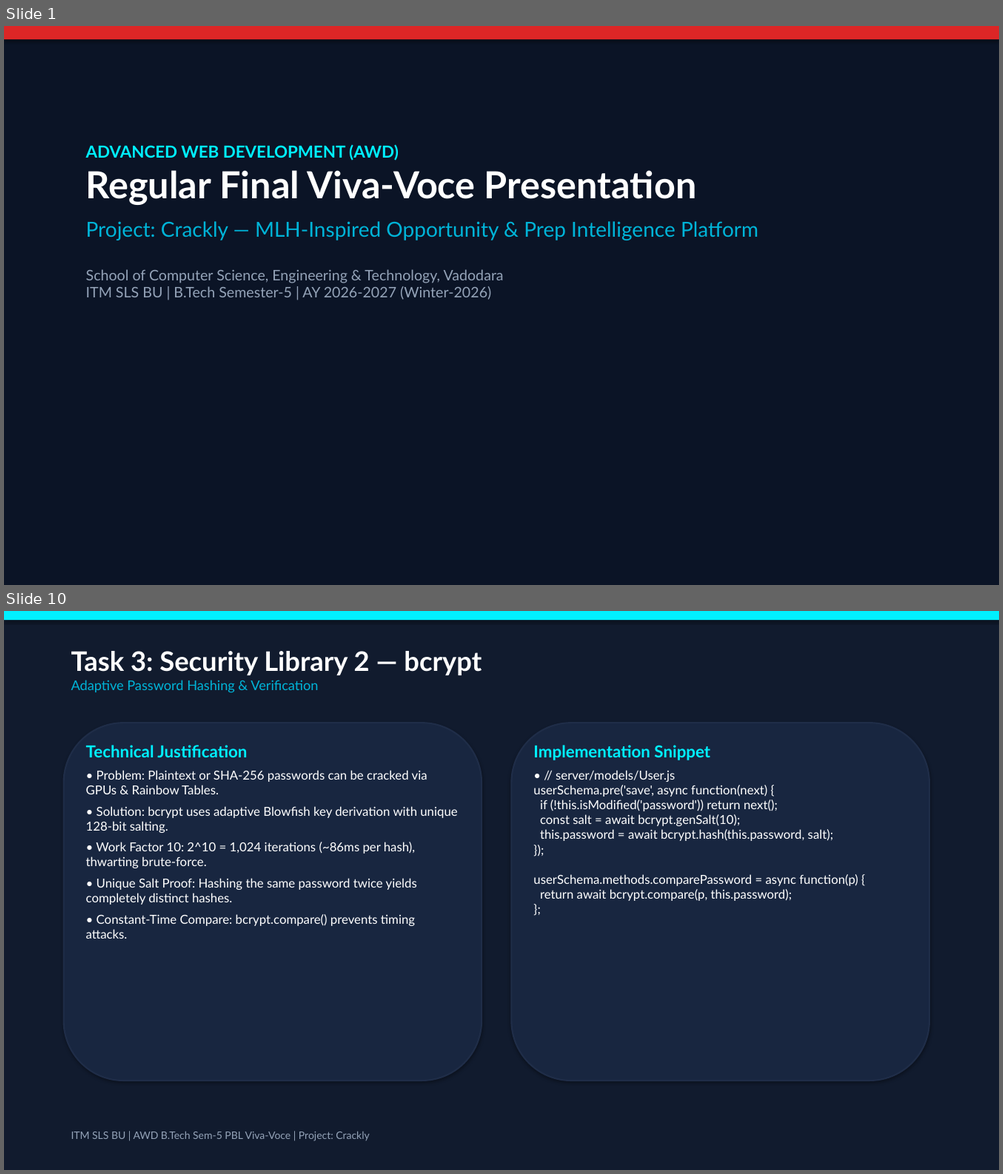
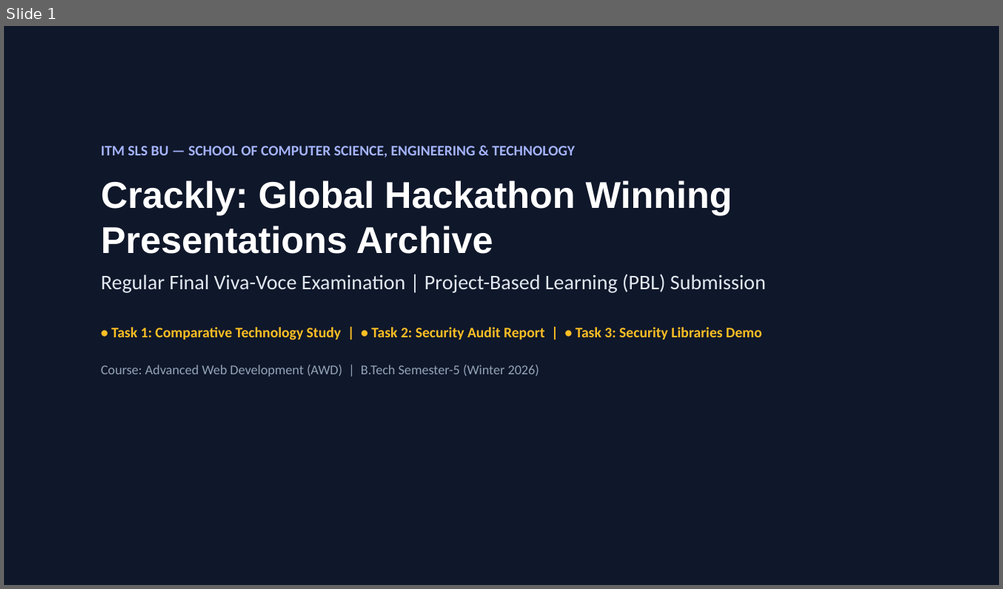
Before and after one commit to ToshalTrivedi/AWD_Project-, a slide deck: docs/AWD_Final_Viva_Presentation_Crackly.pptx. Shown one above the other, each under a label of ours: slides 1 and 10 before the commit, slide 1 after it; the slides between them are not shown. The pictures are 1003x1174 and 1003x589 pixels, drawn with LibreOffice and Linux fonts; fonts in the diff are those of the drawing. Boxes give left, top, right and bottom in pixels: in the first picture for what was removed or moved away, otherwise in the second. Text is boxed around its words. In the diff, an @@ line names an element or a change of style, - is before the commit and + after.

Commit message:
feat(crackly): streamline codebase, update brand favicon, and add AWD viva-voce deliverables (PPT, reports, test suite)

```diff
--- a/docs/AWD_Final_Viva_Presentation_Crackly.pptx
+++ b/docs/AWD_Final_Viva_Presentation_Crackly.pptx
@@ slide 10 removed at (4, 611, 999, 1170), background #FFFFFF @@
@@ rectangle removed at (4, 611, 999, 1170) @@
@@ rectangle removed at (4, 611, 999, 620) @@
@@ text removed at (71, 651, 481, 693) @@
-Task 3: Security Library 2 — bcrypt
-Adaptive Password Hashing & Verification
@@ rounded rectangle removed at (64, 723, 481, 1081) @@
@@ rounded rectangle removed at (512, 723, 929, 1081) @@
@@ text removed at (86, 745, 457, 939) @@
-Technical Justification
-• Problem: Plaintext or SHA-256 passwords can be cracked via GPUs & Rainbow Tables.
-• Solution: bcrypt uses adaptive Blowfish key derivation with unique 128-bit salting.
-• Work Factor 10: 2^10 = 1,024 iterations (~86ms per hash), thwarting brute-force.
-• Unique Salt Proof: Hashing the same password twice yields completely distinct hashes.
-• Constant-Time Compare: bcrypt.compare() prevents timing attacks.
@@ text removed at (533, 745, 858, 901) @@
-Implementation Snippet
-• // server/models/User.js
-userSchema.pre('save', async function(next) {
-if (!this.isModified('password')) return next();
-const salt = await bcrypt.genSalt(10);
-this.password = await bcrypt.hash(this.password, salt);
-});
-userSchema.methods.comparePassword = async function(p) {
-return await bcrypt.compare(p, this.password);
-};
@@ text removed at (71, 1131, 369, 1142) @@
-ITM SLS BU | AWD B.Tech Sem-5 PBL Viva-Voce | Project: Crackly
@@ slide 1 changed as well @@
@@ rectangle at (4, 26, 999, 585): fill #0B1426 to #0F172A @@
@@ rectangle removed at (4, 26, 999, 39) @@
@@ text at (101, 146, 765, 377): text changed; font Lato to Calibri; text colour #94A3B8 to #FBBF24; bold on @@
-ADVANCED WEB DEVELOPMENT (AWD)
-Regular Final Viva-Voce Presentation
-Project: Crackly — MLH-Inspired Opportunity & Prep Intelligence Platform
-School of Computer Science, Engineering & Technology, Vadodara
-ITM SLS BU | B.Tech Semester-5 | AY 2026-2027 (Winter-2026)
+ITM SLS BU — SCHOOL OF COMPUTER SCIENCE, ENGINEERING & TECHNOLOGY
+Crackly: Global Hackathon Winning Presentations Archive
+Regular Final Viva-Voce Examination | Project-Based Learning (PBL) Submission
+• Task 1: Comparative Technology Study | • Task 2: Security Audit Report | • Task 3: Security Libraries Demo
+Course: Advanced Web Development (AWD) | B.Tech Semester-5 (Winter 2026)
```
Also in this commit, not shown: 9 slides added, 11 other slides removed, 49 other files.
